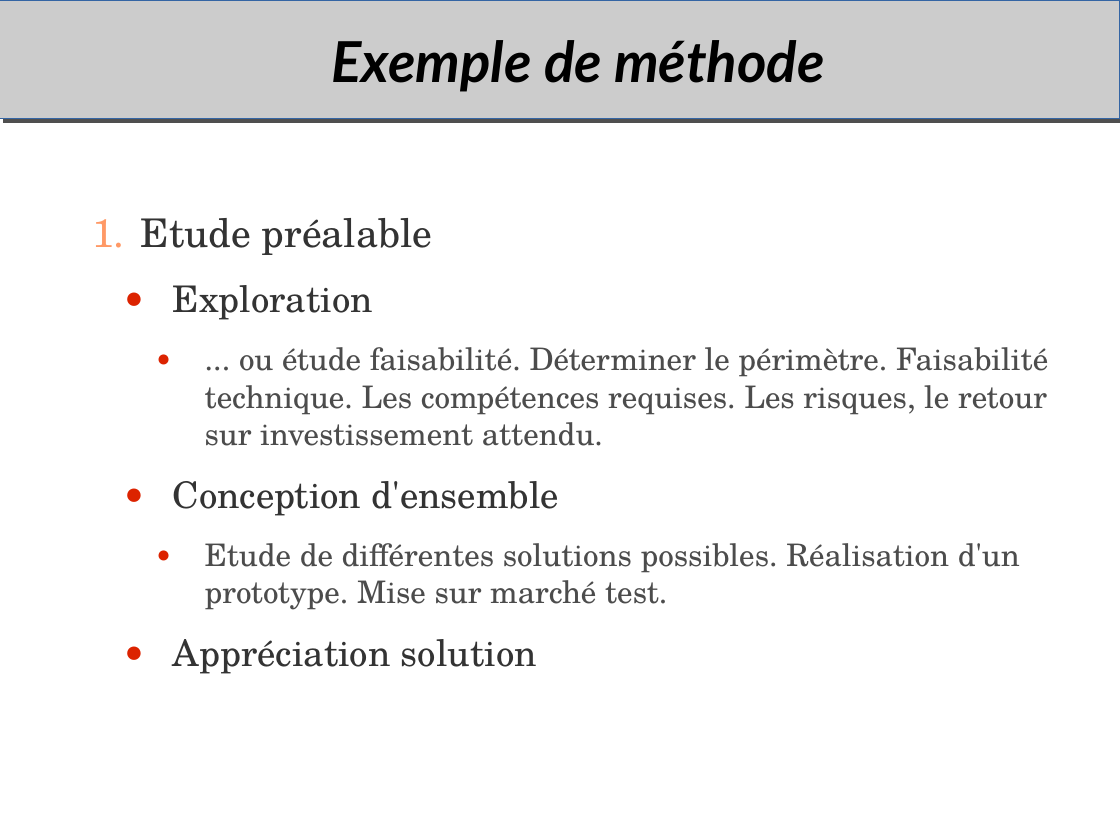
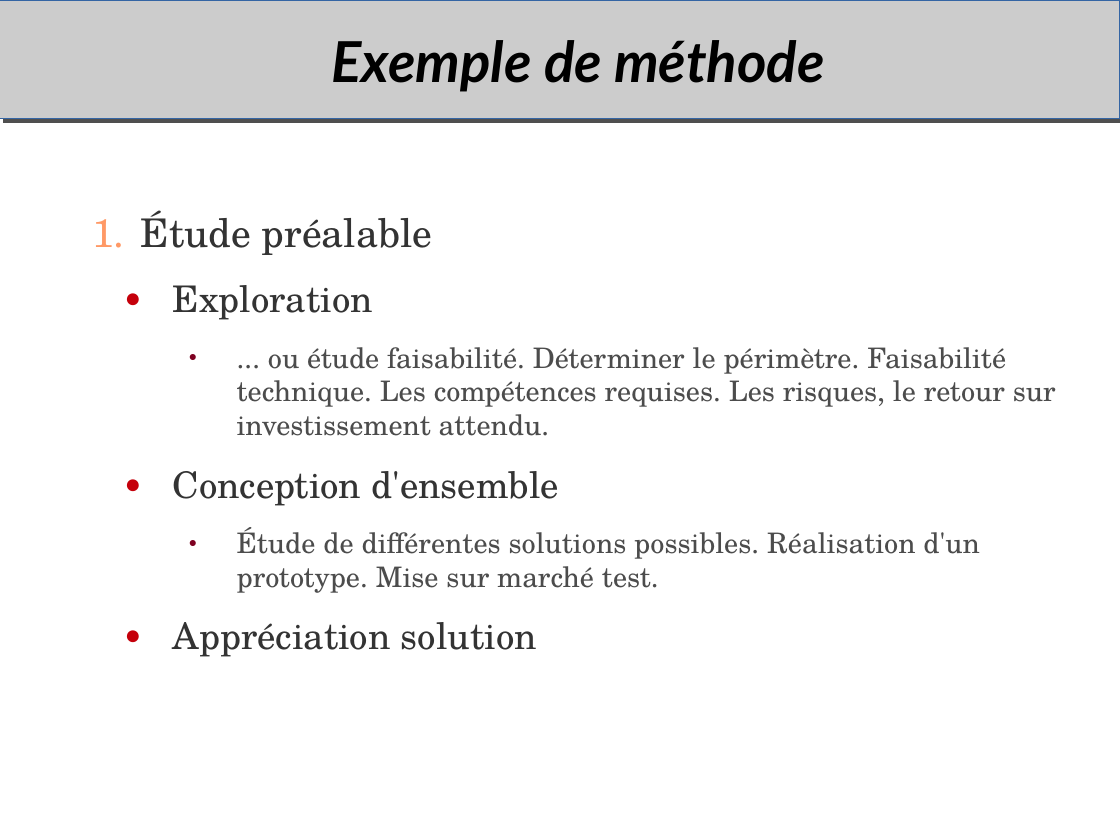
Before and after one commit to duanegris/texts, a slide deck: slide 11 of em-msi/it-s704/msi306-uml.odp (slide 9 before the commit). Drawn at 1120x840 pixels with LibreOffice and Linux fonts; fonts in the diff are those of the drawing; background and template pictures are left out. Boxes give left, top, right and bottom in pixels: in the first picture for what was removed or moved away, otherwise in the second. Text is boxed around its words. In the diff, an @@ line names an element or a change of style, - is before the commit and + after.

```diff
--- a/em-msi/it-s704/msi306-uml.odp
+++ b/em-msi/it-s704/msi306-uml.odp
@@ text at [141, 210, 432, 255]: text changed @@
-1. Etude préalable
+1. Étude préalable
@@ text at [173, 285, 1056, 657]: size 22 to 20 pt in "... ou étude faisabilité. Déterminer le périmètre. ..."; bullet colour #DC2300 to #C5000B; list level 3 to 4 in "... ou étude faisabilité. Déterminer ..."; bullet colour #DC2300 to #7E0021 @@
@@ text at [237, 527, 979, 593]: text changed; size 22 to 20 pt @@
-    ● Etude de différentes solutions possibles. Réalisation d'un prototype. Mise sur marché test.
+      ● Étude de différentes solutions possibles. Réalisation d'un prototype. Mise sur marché test.
```
Also in this commit, not shown: 28 other slides changed, 4 slides added, 2 slides removed.
